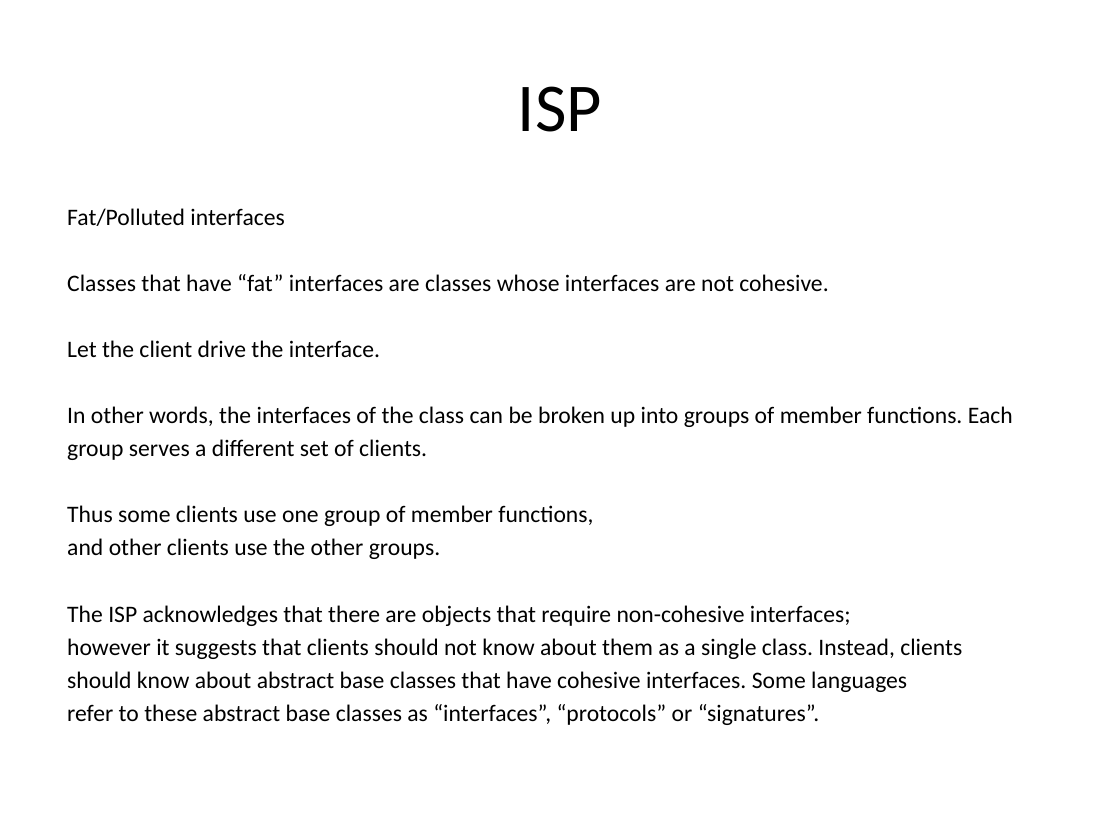
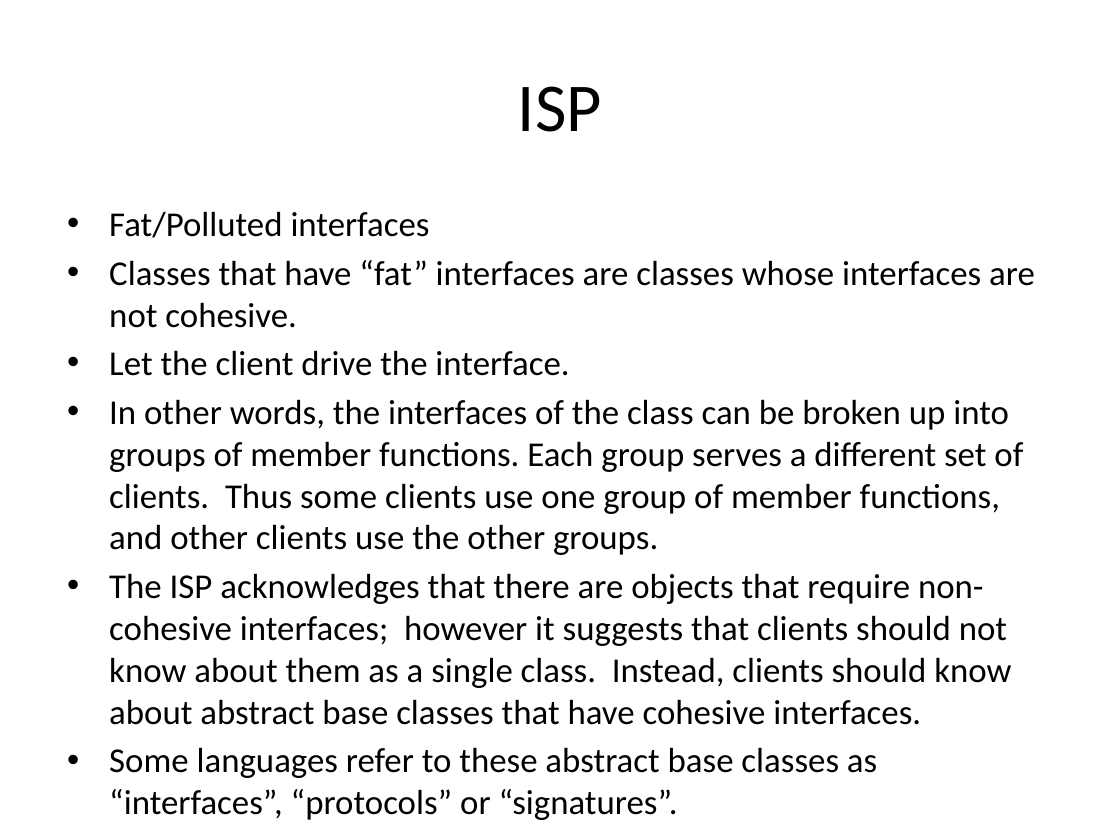
Before and after one commit to sameeri/solid, a slide deck: slide 44 of SOLID Principles of OOD v2.pptx (slide 41 before the commit). Drawn at 1120x840 pixels with LibreOffice and Linux fonts; fonts in the diff are those of the drawing. Boxes give left, top, right and bottom in pixels: in the first picture for what was removed or moved away, otherwise in the second. Text is boxed around its words. In the diff, an @@ line names an element or a change of style, - is before the commit and + after.

```diff
--- a/SOLID Principles of OOD v2.pptx
+++ b/SOLID Principles of OOD v2.pptx
@@ text at bbox=[109, 211, 1035, 376]: size 15.2 to 22.4 pt in "Fat/Polluted interfaces", "Classes that have “fat” interfaces are classes ...", "Let the client drive the interface."; bullet none to •; more space between paragraphs @@
@@ text at bbox=[109, 399, 1023, 820]: text changed; size 15.2 to 22.4 pt @@
-In other words, the interfaces of the class can be broken up into groups of member functions. Each
-group serves a different set of clients.
-Thus some clients use one group of member functions,
-and other clients use the other groups.
-The ISP acknowledges that there are objects that require non-cohesive interfaces;
-however it suggests that clients should not know about them as a single class. Instead, clients
-should know about abstract base classes that have cohesive interfaces. Some languages
-refer to these abstract base classes as “interfaces”, “protocols” or “signatures”.
+• In other words, the interfaces of the class can be broken up into groups of member functions. Each group serves a different set of clients. Thus some clients use one group of member functions, and other clients use the other groups.
+• The ISP acknowledges that there are objects that require non-cohesive interfaces; however it suggests that clients should not know about them as a single class. Instead, clients should know about abstract base classes that have cohesive interfaces.
+• Some languages refer to these abstract base classes as “interfaces”, “protocols” or “signatures”.
```
Also in this commit, not shown: 10 other slides changed, 10 slides added, 5 slides removed.
